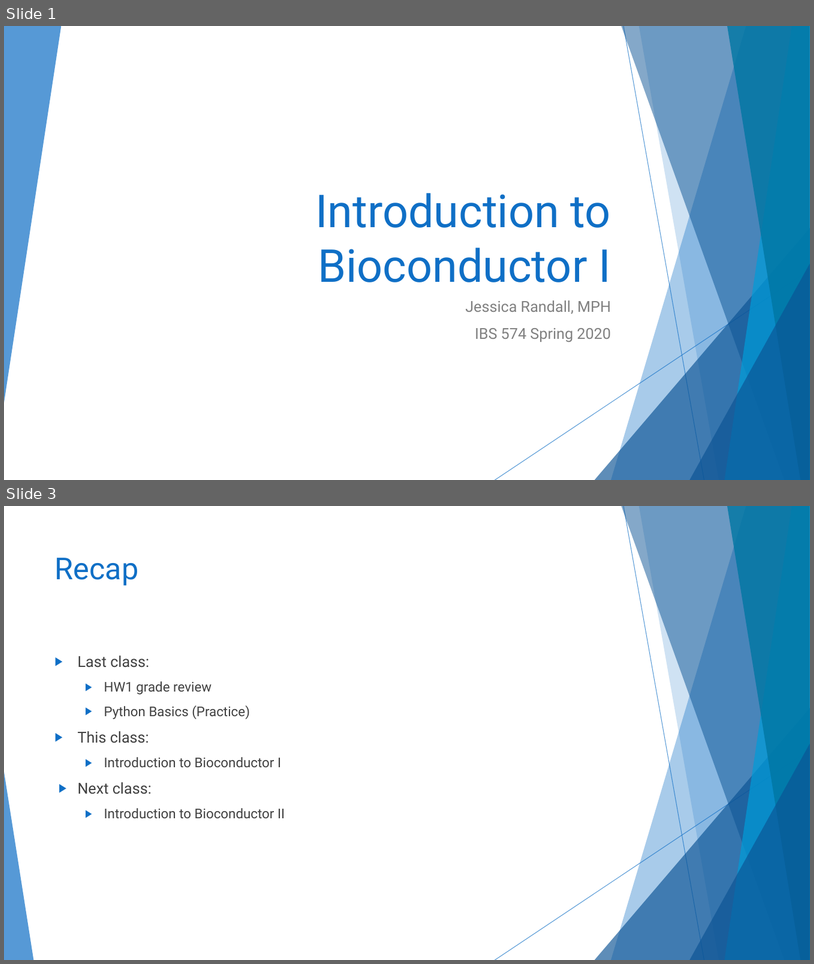
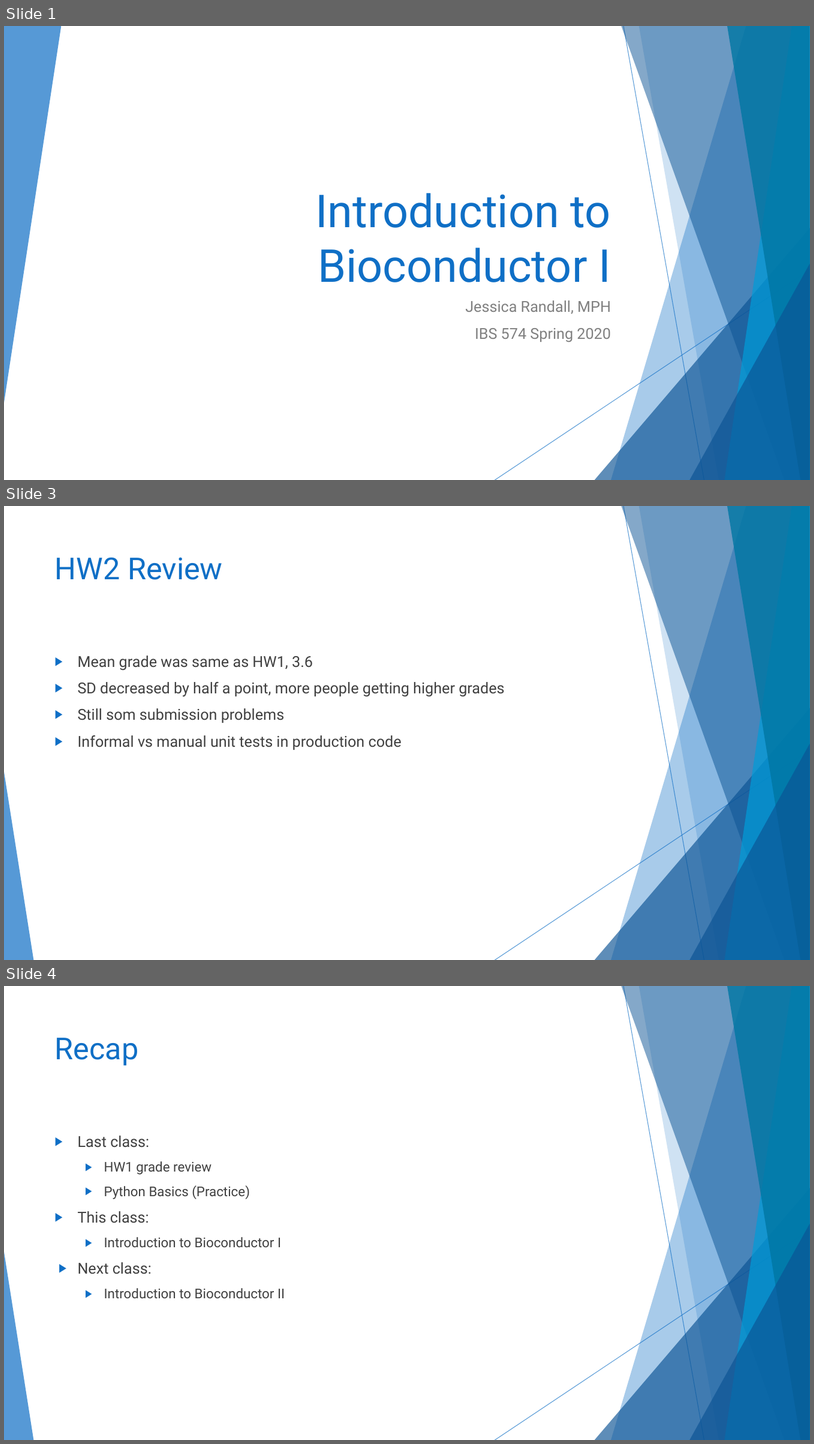
Before and after one commit to jessmhoehner/IBS574Spring2020, a slide deck: class notes/Introduction to Bioconductor I.pptx. Shown one above the other, each under a label of ours: slides 1 and 3 before the commit, slides 1, 3 and 4 after it; the slides between them are not shown. The pictures are 814x964 and 814x1444 pixels, drawn with LibreOffice and Linux fonts; fonts in the diff are those of the drawing. Boxes give left, top, right and bottom in pixels: in the first picture for what was removed or moved away, otherwise in the second. Text is boxed around its words. In the diff, an @@ line names an element or a change of style, - is before the commit and + after.

```diff
--- a/class notes/Introduction to Bioconductor I.pptx
+++ b/class notes/Introduction to Bioconductor I.pptx
@@ slide 3 added at box(4, 506, 810, 960), background #FFFFFF; not listed: 10 template elements that a slide beside it also shows @@
@@ title added at box(55, 557, 223, 580), 36 pt, text #0F6FC6 @@
+HW2 Review
@@ text added at box(78, 655, 504, 750), 18 pt, text #404040 @@
+▶ Mean grade was same as HW1, 3.6
+▶ SD decreased by half a point, more people getting higher grades
+▶ Still som submission problems
+▶ Informal vs manual unit tests in production code
@@ what was slide 3 is now slide 4 @@
```
Also in this commit, not shown: 1 slide changed.
